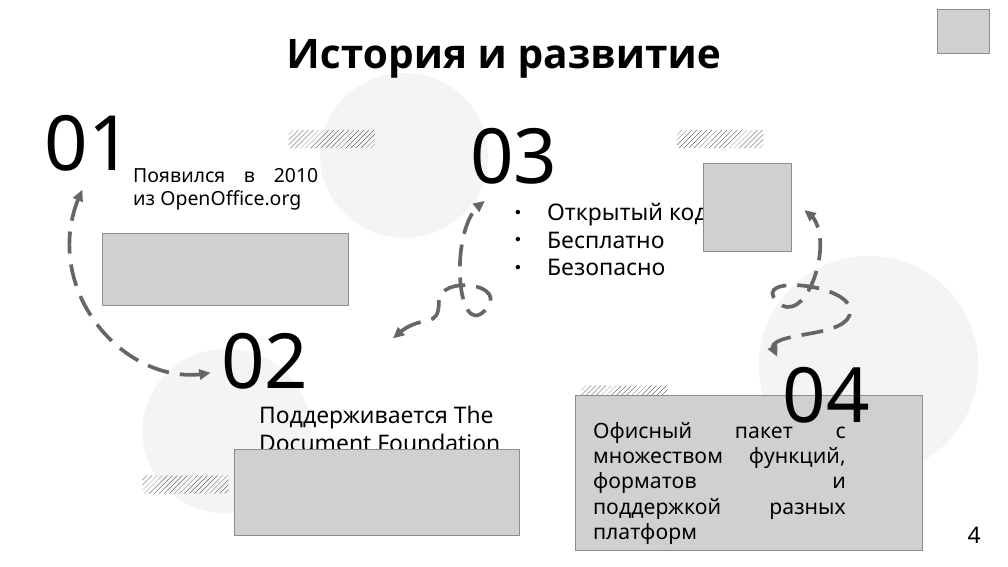
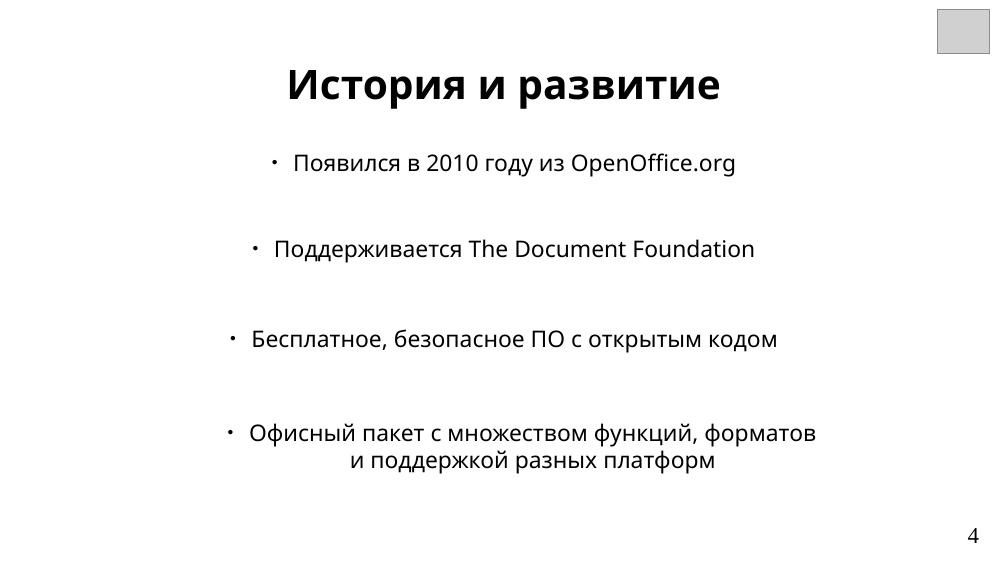
Before and after one commit to OksiGoroshek/digital-fundamentals, a slide deck: slide 4 of Documents/LibreOffice_review.odp. Drawn at 1008x567 pixels with LibreOffice and Linux fonts; fonts in the diff are those of the drawing; grey boxes stand for pictures. Boxes give left, top, right and bottom in pixels: in the first picture for what was removed or moved away, otherwise in the second. Text is boxed around its words. In the diff, an @@ line names an element or a change of style, - is before the commit and + after.

```diff
--- a/Documents/LibreOffice_review.odp
+++ b/Documents/LibreOffice_review.odp
@@ text "История и развитие": place and size @@
-text "История и развитие" at bbox=[286, 39, 721, 78]
+text "История и развитие" at bbox=[286, 70, 720, 109]
@@ text "История и развитие" at bbox=[286, 70, 720, 109]: vertical alignment middle to top @@
@@ ellipse removed at bbox=[320, 73, 488, 238] @@
@@ text removed at bbox=[45, 114, 132, 171] @@
-01
@@ rectangle removed at bbox=[289, 130, 375, 148] @@
@@ text removed at bbox=[470, 127, 557, 203] @@
-03
@@ rectangle removed at bbox=[678, 130, 764, 148] @@
@@ text at bbox=[293, 153, 736, 177]: text changed; size 15.3 to 18 pt @@
-Появился в 2010 из OpenOffice.org
+● Появился в 2010 году из OpenOffice.org
@@ picture removed at bbox=[704, 164, 792, 252] @@
@@ freeform shape removed at bbox=[70, 190, 210, 375] @@
@@ freeform shape removed at bbox=[393, 201, 491, 338] @@
@@ text removed at bbox=[547, 199, 708, 276] @@
-● Открытый код
-● Бесплатно
-● Безопасно
@@ text "Поддерживается The Document Foundation": place and size @@
-text "Поддерживается The Document Foundation" at bbox=[259, 405, 500, 450]
+text "Поддерживается The Document Foundation" at bbox=[274, 239, 755, 263]
@@ text "Поддерживается The Document Foundation" at bbox=[274, 239, 755, 263]: alignment left to centre; bullet none to ●; less space between paragraphs @@
@@ picture removed at bbox=[102, 233, 348, 306] @@
@@ freeform shape removed at bbox=[773, 210, 851, 357] @@
@@ ellipse removed at bbox=[759, 256, 979, 476] @@
@@ text added at bbox=[251, 329, 778, 353], 18 pt, text #000000 @@
+● Бесплатное, безопасное ПО с открытым кодом
@@ ellipse removed at bbox=[143, 349, 311, 514] @@
@@ text removed at bbox=[221, 332, 308, 408] @@
-02
@@ rectangle removed at bbox=[582, 386, 668, 404] @@
@@ text removed at bbox=[783, 367, 870, 438] @@
-04
@@ text "Офисный пакет с множеством функций, ...": place and size @@
-text "Офисный пакет с множеством функций, ..." at bbox=[593, 418, 846, 544]
+text "Офисный пакет с множеством функций, ..." at bbox=[249, 423, 816, 474]
@@ text "Офисный пакет с множеством функций, ..." at bbox=[249, 423, 816, 474]: size 16.6 to 18 pt; alignment justified to centre; bullet none to ●; more space between paragraphs @@
@@ picture removed at bbox=[576, 396, 923, 551] @@
@@ rectangle removed at bbox=[143, 476, 229, 494] @@
@@ picture removed at bbox=[234, 450, 520, 535] @@
@@ page number at bbox=[968, 528, 979, 543]: font Noto Sans to Times New Roman @@
```
Also in this commit, not shown: 11 other slides changed, 1 other file.
